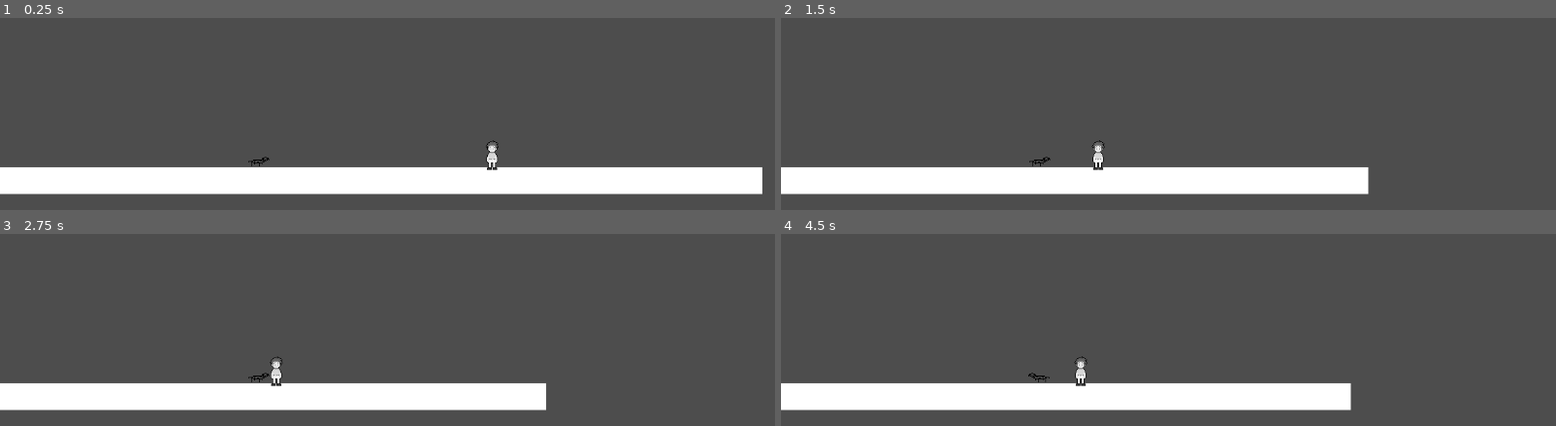
Above: before the commit, frames 1-4 (two rows, left to right).
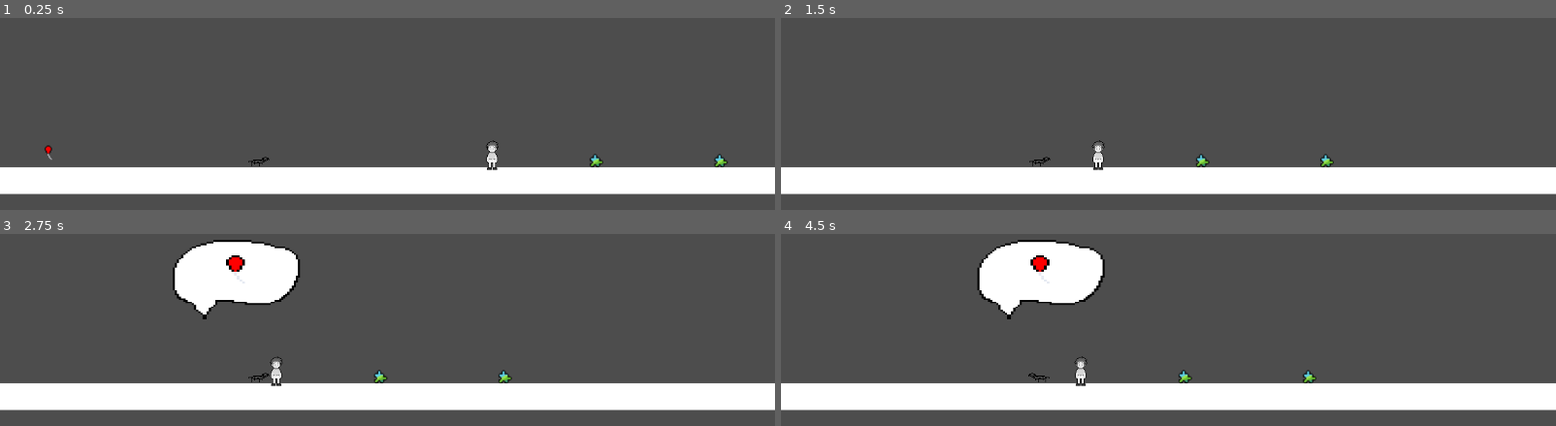
Above: after the commit, the same moments.

Repository: antonin-tarrade/SausageSerenity
Game: Godot game, scene res://Scenes/main.tscn
Same seed, same stepped clock (60 frames per second), same inputs: the game is played once before the commit and once after it. The engine's default icon, where the game draws it, is replaced by a stand-in: a white triangle on a blue panel in a dark square.
Inputs:
- Up to frame 1 (0.25 s): no input
- Up to frame 2 (1.5 s): tap Enter at 0.5 s; hold E (interact) 0.53-1.28 s; hold Right (ui_right) from 0.53 s (still down); tap Up (ui_up) at 0.77 s; tap W (charger) at 1.35 s
- Up to frame 3 (2.75 s): tap Up (ui_up) at 1.52 s; tap E (interact) at 1.55, 2.3 s; tap Space at 2 s; release Right (ui_right) at 2.03 s; hold Left (ui_left) from 2.03 s (still down); hold Q (extend) from 2.03 s (still down)
- Up to frame 4 (4.5 s): tap Enter at 2.75 s; release Left (ui_left) at 2.78 s; release Q (extend) at 2.78 s; hold Right (ui_right) 2.78-4.28 s; tap E (interact) at 2.85 s; tap Up (ui_up) at 3.02, 3.77 s; hold E (interact) 3.53-4.28 s; hold Left (ui_left) from 4.28 s (still down); tap W (charger) at 4.35 s

The runs differ from the first frame. In frame 1, 0.4% of the frame differs, in the area x 5-100%, y 66-92%; in frame 2, 3.6%; in frame 3, 9.2%, in the area x 22-100%, y 3-92%; in frame 4, 8.7%.

Commit message:
actuel

Diff:
--- a/Objet.gd
+++ b/Objet.gd
@@ -16,9 +16,11 @@
 var isPushable = false
 var isDestroyable = false
 
+var id : String = ""
+
 # Variable du chien
 
-@onready var dog = $"../ChienSaucisse"
+@onready var dog = $"../../ChienSaucisse"
 var dog_mouth_pos = Vector2(0,0)
 
 func _ready():
@@ -26,12 +28,16 @@
 	load_resource()
 
 
+func get_id() -> String :
+	return id
 
 func PickUp() :
 	print("press")
 	if isTakable :
-		dog.itemTaken(iteminfo)
-		self.queue_free()
+		if dog != null:
+			print("dog null")
+			dog.itemTaken(iteminfo)
+			self.queue_free()
 
 
 func load_resource() :
@@ -40,3 +46,4 @@
 	self.isDestroyable = iteminfo.isDestroyable
 	#Set sprite
 	self.itemTexture.texture = iteminfo.icon
+	self.id = iteminfo.id
--- /dev/null
+++ b/Objets/ballon_eau.tres
@@ -0,0 +1,12 @@
+[gd_resource type="Resource" script_class="Item" load_steps=3 format=3 uid="uid://c1efnkbamugk7"]
+
+[ext_resource type="Texture2D" uid="uid://dgvrxukvr04d8" path="res://TilesObjets/tile001.png" id="1_egheq"]
+[ext_resource type="Script" path="res://ObjectData.gd" id="1_j4ng6"]
+
+[resource]
+script = ExtResource("1_j4ng6")
+id = "balloneau"
+icon = ExtResource("1_egheq")
+isTakable = true
+isPushable = false
+isDestroyable = false
--- /dev/null
+++ b/Objets/baudruche.tres
@@ -0,0 +1,12 @@
+[gd_resource type="Resource" script_class="Item" load_steps=3 format=3 uid="uid://tyqbbsk3r3tc"]
+
+[ext_resource type="Script" path="res://ObjectData.gd" id="1_fdsp1"]
+[ext_resource type="Texture2D" uid="uid://ccybloapjpnqa" path="res://TilesObjets/tile002.png" id="1_flug7"]
+
+[resource]
+script = ExtResource("1_fdsp1")
+id = "baudruche"
+icon = ExtResource("1_flug7")
+isTakable = true
+isPushable = false
+isDestroyable = false
--- /dev/null
+++ b/Objets/mot_doux.tres
@@ -0,0 +1,12 @@
+[gd_resource type="Resource" script_class="Item" load_steps=3 format=3 uid="uid://bsu7q4ldtyyc5"]
+
+[ext_resource type="Script" path="res://ObjectData.gd" id="1_6f0ju"]
+[ext_resource type="Texture2D" uid="uid://bf3w7yren34t5" path="res://TilesObjets/tile005.png" id="1_stvy1"]
+
+[resource]
+script = ExtResource("1_6f0ju")
+id = "mot_doux"
+icon = ExtResource("1_stvy1")
+isTakable = true
+isPushable = false
+isDestroyable = false
--- /dev/null
+++ b/Objets/puzzle.tres
@@ -0,0 +1,12 @@
+[gd_resource type="Resource" script_class="Item" load_steps=3 format=3 uid="uid://rl5sswgdllpj"]
+
+[ext_resource type="Script" path="res://ObjectData.gd" id="1_5ourh"]
+[ext_resource type="Texture2D" uid="uid://dawupw145hfme" path="res://TilesObjets/tile008.png" id="1_l8mg0"]
+
+[resource]
+script = ExtResource("1_5ourh")
+id = "puzzle"
+icon = ExtResource("1_l8mg0")
+isTakable = true
+isPushable = false
+isDestroyable = false
--- /dev/null
+++ b/Objets/rose.tres
@@ -0,0 +1,12 @@
+[gd_resource type="Resource" script_class="Item" load_steps=3 format=3 uid="uid://boy7742xc2823"]
+
+[ext_resource type="Texture2D" uid="uid://ciefim0tqgui4" path="res://TilesObjets/tile010.png" id="1_1qu78"]
+[ext_resource type="Script" path="res://ObjectData.gd" id="1_xjcqg"]
+
+[resource]
+script = ExtResource("1_xjcqg")
+id = "rose"
+icon = ExtResource("1_1qu78")
+isTakable = false
+isPushable = false
+isDestroyable = false
--- a/Scenes/Mission.tscn
+++ b/Scenes/Mission.tscn
@@ -2,7 +2,7 @@
 
 [ext_resource type="Texture2D" uid="uid://c02j6n32apdlq" path="res://Dessins/objets.png" id="1_tu25b"]
 
-[node name="Objets" type="Sprite2D"]
+[node name="Mission" type="Sprite2D"]
 texture_filter = 3
 scale = Vector2(10, 10)
 texture = ExtResource("1_tu25b")
--- a/Scenes/Personnage.tscn
+++ b/Scenes/Personnage.tscn
@@ -85,15 +85,15 @@
 parameters/Parle/blend_position = 0
 parameters/Triste/blend_position = 0
 
-[node name="Objets" type="Node2D" parent="."]
-
 [node name="ZoneDeDetectionObjets" type="Area2D" parent="."]
-collision_layer = 2
+collision_layer = 0
+collision_mask = 2
 
 [node name="CollisionShape2D" type="CollisionShape2D" parent="ZoneDeDetectionObjets"]
 shape = SubResource("CircleShape2D_n8ilb")
 
 [node name="ZoneDeDetectionPersos" type="Area2D" parent="."]
+collision_layer = 0
 collision_mask = 4
 
 [node name="CollisionShape2D" type="CollisionShape2D" parent="ZoneDeDetectionPersos"]
--- a/Scenes/chien_saucisse.gd
+++ b/Scenes/chien_saucisse.gd
@@ -170,10 +170,9 @@
 				print("pick")
 				break
 	if (!aPickUp):
-		print("ouaf")
 		for perso : PhysicsBody2D in zoneBarking.get_overlapping_bodies() :
-			if perso is RigidBody2D :
-				perso.se_fait_aboyer()
+			print("ouaf")
+			perso.se_faire_aboyer()
 
 func itemTaken(infoitem) :
 	iteminfo = infoitem
--- a/Scenes/main.tscn
+++ b/Scenes/main.tscn
@@ -1,8 +1,11 @@
-[gd_scene load_steps=6 format=3 uid="uid://dlxltitx45rdy"]
+[gd_scene load_steps=9 format=3 uid="uid://dlxltitx45rdy"]
 
 [ext_resource type="PackedScene" uid="uid://cimdeld5rdie4" path="res://Scenes/chien_saucisse.tscn" id="1_lhaoc"]
 [ext_resource type="PackedScene" uid="uid://cfa1c1qjimgtp" path="res://Scenes/Personnage.tscn" id="2_m3qme"]
 [ext_resource type="Shader" uid="uid://d2l4kvn6jf350" path="res://Shaders/couleur.tres" id="3_t0lvh"]
+[ext_resource type="PackedScene" uid="uid://bc5hiney5ut08" path="res://Scenes/objet.tscn" id="4_40vl5"]
+[ext_resource type="Resource" uid="uid://tyqbbsk3r3tc" path="res://Objets/baudruche.tres" id="5_wlyle"]
+[ext_resource type="Resource" uid="uid://rl5sswgdllpj" path="res://Objets/puzzle.tres" id="6_vsdp4"]
 
 [sub_resource type="RectangleShape2D" id="RectangleShape2D_pufvh"]
 size = Vector2(1152, 40)
@@ -19,6 +22,7 @@
 
 [node name="StaticBody2D" type="StaticBody2D" parent="."]
 position = Vector2(569, 792)
+scale = Vector2(2.92, 1)
 collision_layer = 3
 collision_mask = 3
 metadata/_edit_group_ = true
@@ -36,3 +40,17 @@
 [node name="PersonnageBody" parent="." instance=ExtResource("2_m3qme")]
 material = SubResource("ShaderMaterial_xjdte")
 position = Vector2(744, 748)
+
+[node name="Objets" type="Node2D" parent="."]
+
+[node name="Baudruche" parent="Objets" instance=ExtResource("4_40vl5")]
+position = Vector2(81, 720)
+iteminfo = ExtResource("5_wlyle")
+
+[node name="Puzzle1" parent="Objets" instance=ExtResource("4_40vl5")]
+position = Vector2(1081, 748)
+iteminfo = ExtResource("6_vsdp4")
+
+[node name="Puzzle2" parent="Objets" instance=ExtResource("4_40vl5")]
+position = Vector2(896, 754)
+iteminfo = ExtResource("6_vsdp4")
--- a/Scripts/Mission_baudruche.gd
+++ b/Scripts/Mission_baudruche.gd
@@ -6,9 +6,8 @@
 func verifier(personnage : Personnage) -> bool :
 	print("baudruche")
 	var objets_autour = personnage.regarder_autour_objets()
-	await get_tree().create_timer(2.0).timeout
-	return true
-	#for obj in objets_autour:
-		#if (obj.get_id() == "baudruche"):
-			#return true
-	#return false
+
+	for obj in objets_autour :
+		if (obj.get_id() == "baudruche"):
+			return true
+	return false
--- a/Scripts/Mission_puzzle.gd
+++ b/Scripts/Mission_puzzle.gd
@@ -8,14 +8,12 @@
 
 func verifier(personnage : Personnage) -> bool :
 	print("puzzle")
-	await get_tree().create_timer(2.0).timeout
-	return false
-	#var objets_autour = personnage.regarder_autour_objets()
-	#for obj in objets_autour:
-		#if (obj.get_id() == "puzzle"):
-			#obj.queue_free()
-			#nbPiecesTrouvees += 1
-	#if nbPiecesTrouvees == nbPieces :
-		#return true
-	#else :
-		#return false
+	var objets_autour = personnage.regarder_autour_objets()
+	for obj in objets_autour:
+		if (obj.get_id() == "puzzle"):
+			obj.queue_free()
+			nbPiecesTrouvees += 1
+	if nbPiecesTrouvees == nbPieces :
+		return true
+	else :
+		return false
--- a/Scripts/Personnage.gd
+++ b/Scripts/Personnage.gd
@@ -44,7 +44,11 @@
 	self.material.set_shader_parameter("isSad",false)
 
 func regarder_autour_objets():
-	return zonedetectionobj.get_overlapping_bodies()
+	var listeobj = []
+	for obj in zonedetectionobj.get_overlapping_bodies():
+		if obj is RigidBody2D :
+			listeobj.append(obj)
+	return listeobj
 
 func regarder_autour_persos():
 	return zonedetectionperso.get_overlapping_bodies()
Binary file added: TilesObjets/tile000.png
Not shown, added: TilesObjets/tile000.png.import
Binary file added: TilesObjets/tile001.png
Not shown, added: TilesObjets/tile001.png.import
Binary file added: TilesObjets/tile002.png
Not shown, added: TilesObjets/tile002.png.import
Binary file added: TilesObjets/tile003.png
Not shown, added: TilesObjets/tile003.png.import
Binary file added: TilesObjets/tile004.png
Not shown, added: TilesObjets/tile004.png.import
Binary file added: TilesObjets/tile005.png
Not shown, added: TilesObjets/tile005.png.import
(and 12 more such lines)
